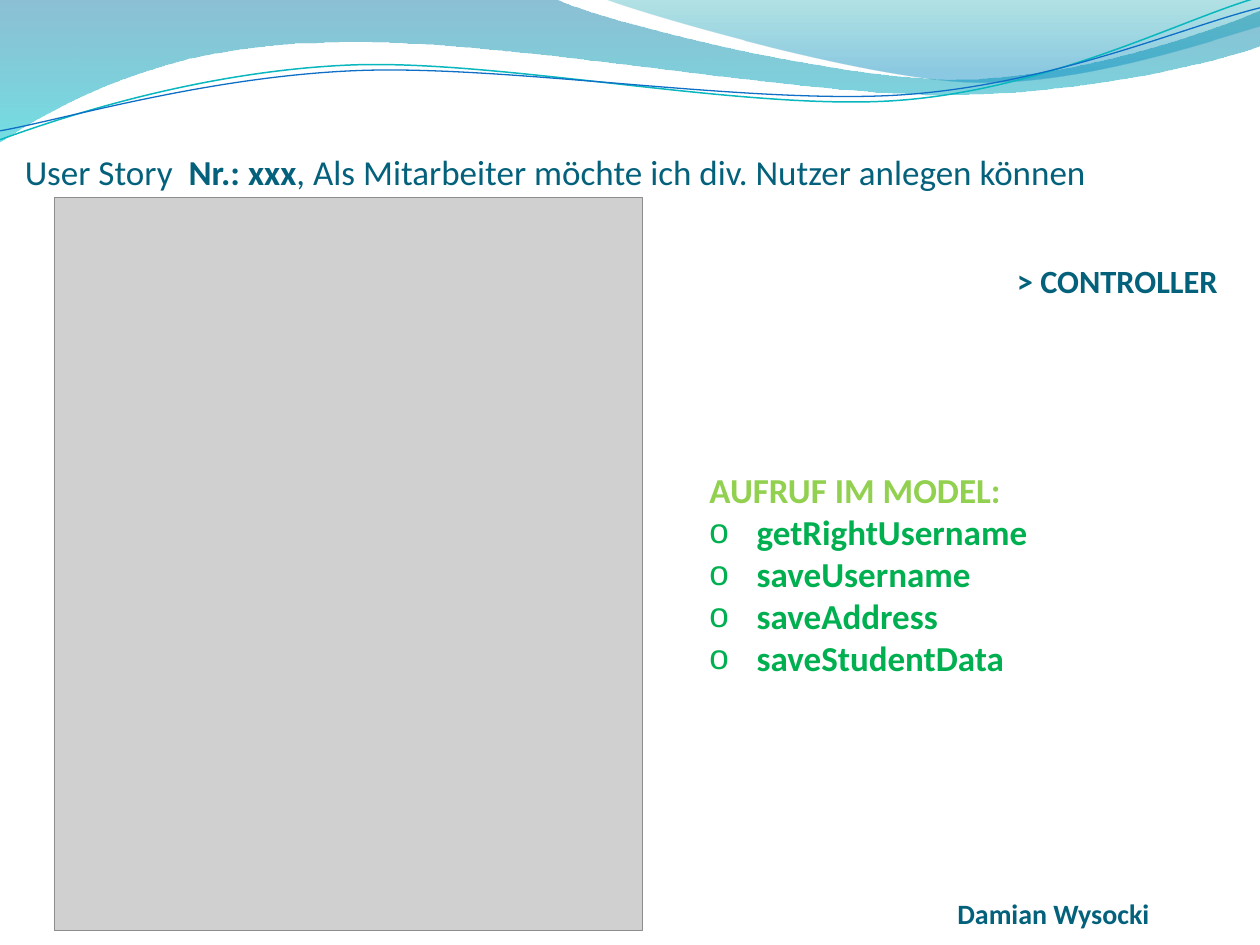
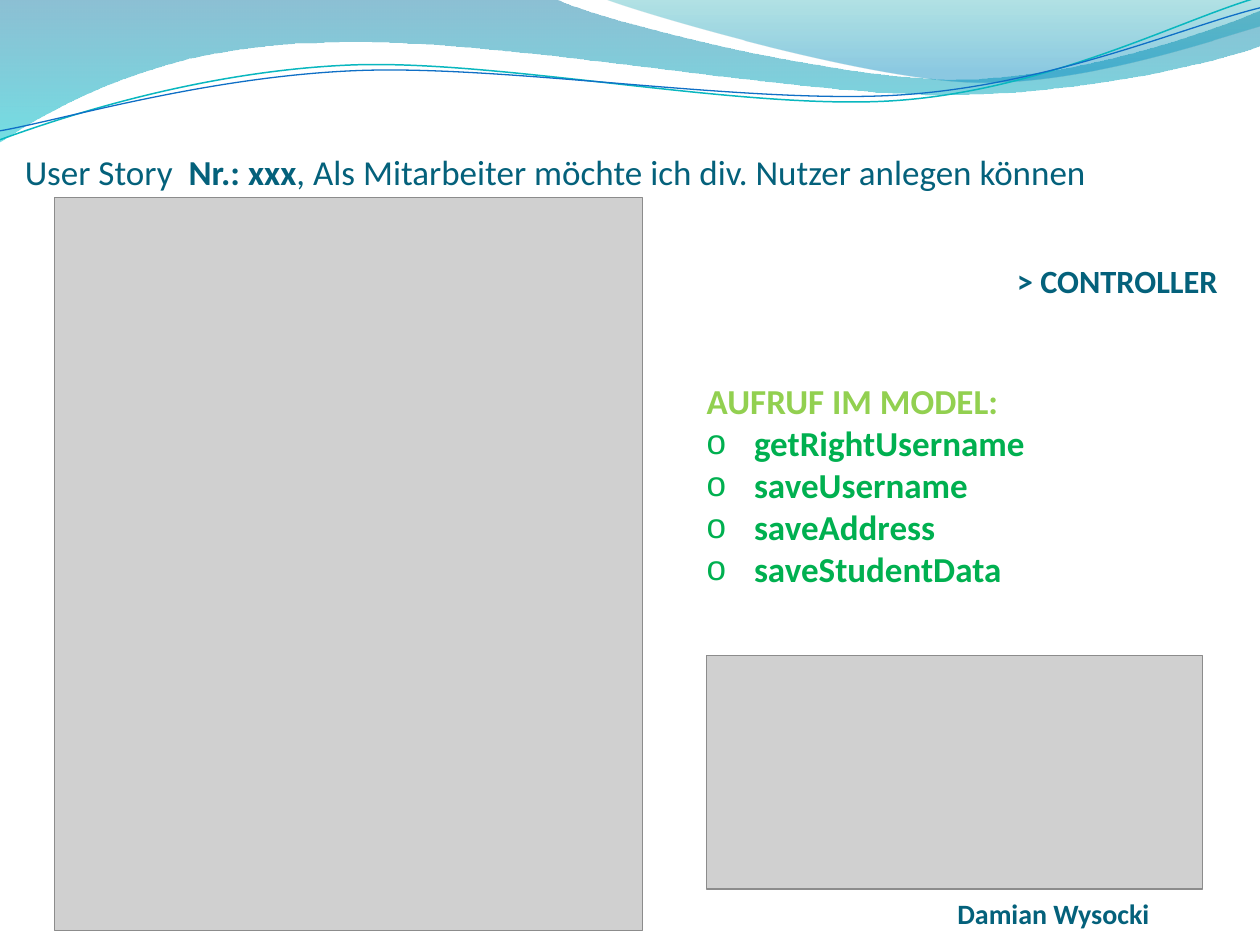
Before and after one commit to wf5ss2015/wfprj, a slide deck: slide 13 of Lehrveranstaltungsmanagement_Präsentation.pptx (slide 14 before the commit). Drawn at 1260x945 pixels with LibreOffice and Linux fonts; fonts in the diff are those of the drawing; grey boxes stand for pictures; background and template pictures are left out. Boxes give left, top, right and bottom in pixels: in the first picture for what was removed or moved away, otherwise in the second. Text is boxed around its words. In the diff, an @@ line names an element or a change of style, - is before the commit and + after.

```diff
--- a/Lehrveranstaltungsmanagement_Präsentation.pptx
+++ b/Lehrveranstaltungsmanagement_Präsentation.pptx
@@ text "AUFRUF IM MODEL:": place and size @@
-text "AUFRUF IM MODEL:" at [709, 480, 1027, 672]
+text "AUFRUF IM MODEL:" at [707, 391, 1024, 583]
@@ picture added at [707, 655, 1203, 888] @@
```
Also in this commit, not shown: 11 other slides changed, 1 other file.
